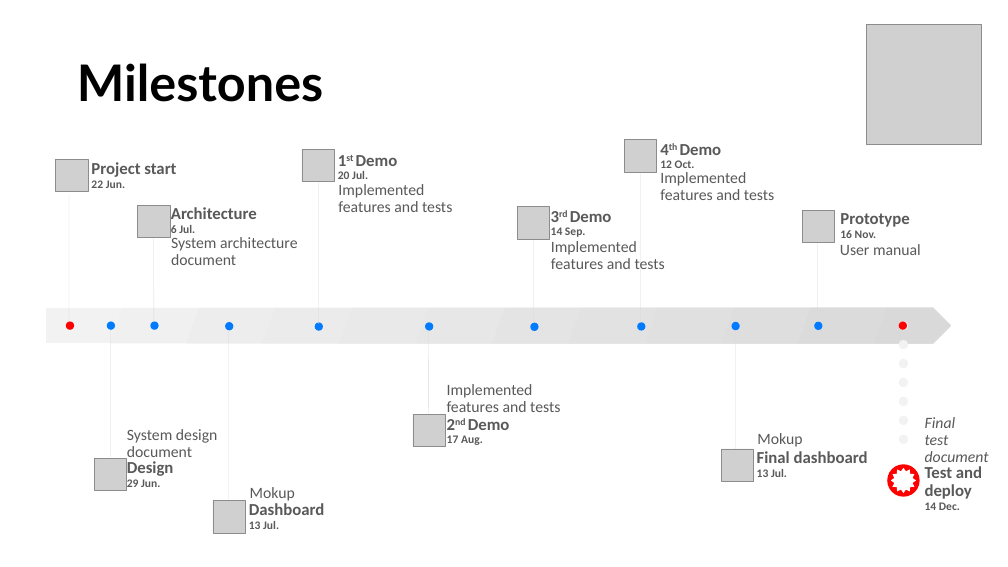
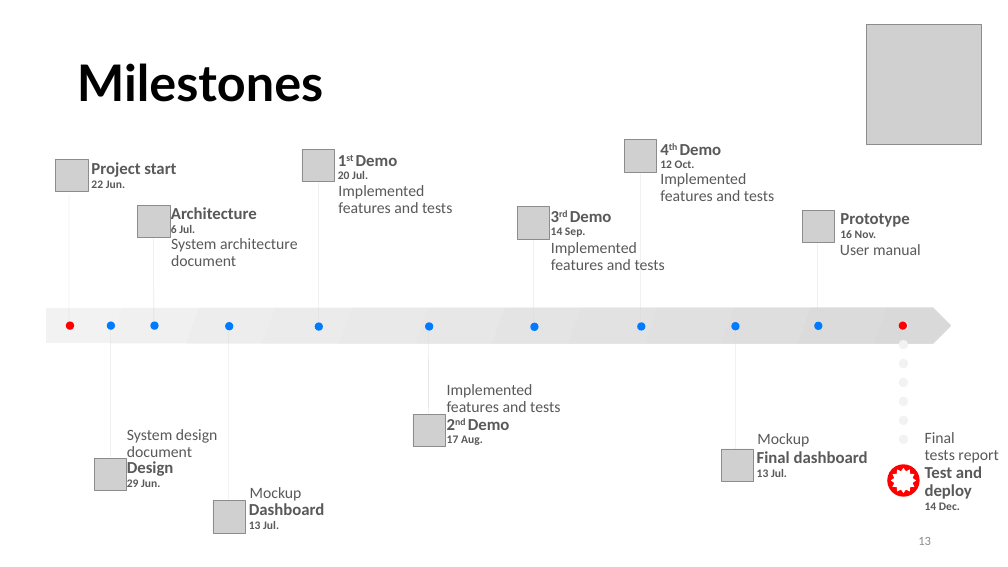
Before and after one commit to seraogianluca/IR2, a slide deck: slide 13 of PM/RFP Presentation.pptx. Drawn at 1008x567 pixels with LibreOffice and Linux fonts; fonts in the diff are those of the drawing; grey boxes stand for pictures. Boxes give left, top, right and bottom in pixels: in the first picture for what was removed or moved away, otherwise in the second. Text is boxed around its words. In the diff, an @@ line names an element or a change of style, - is before the commit and + after.

```diff
--- a/PM/RFP Presentation.pptx
+++ b/PM/RFP Presentation.pptx
@@ text in free at <box>757,433,809,447</box>: text changed @@
-Mokup
+Mockup
@@ text in free at <box>925,432,998,463</box>: text changed; italic off @@
-Final
-test document
+Final
+tests report
@@ text in free at <box>250,487,302,501</box>: text changed @@
-Mokup
+Mockup
@@ page number added at <box>918,537,931,545</box>, 12 pt, text #8C8C8C @@
+13
```
Also in this commit, not shown: 17 other slides changed, 1 other file.
